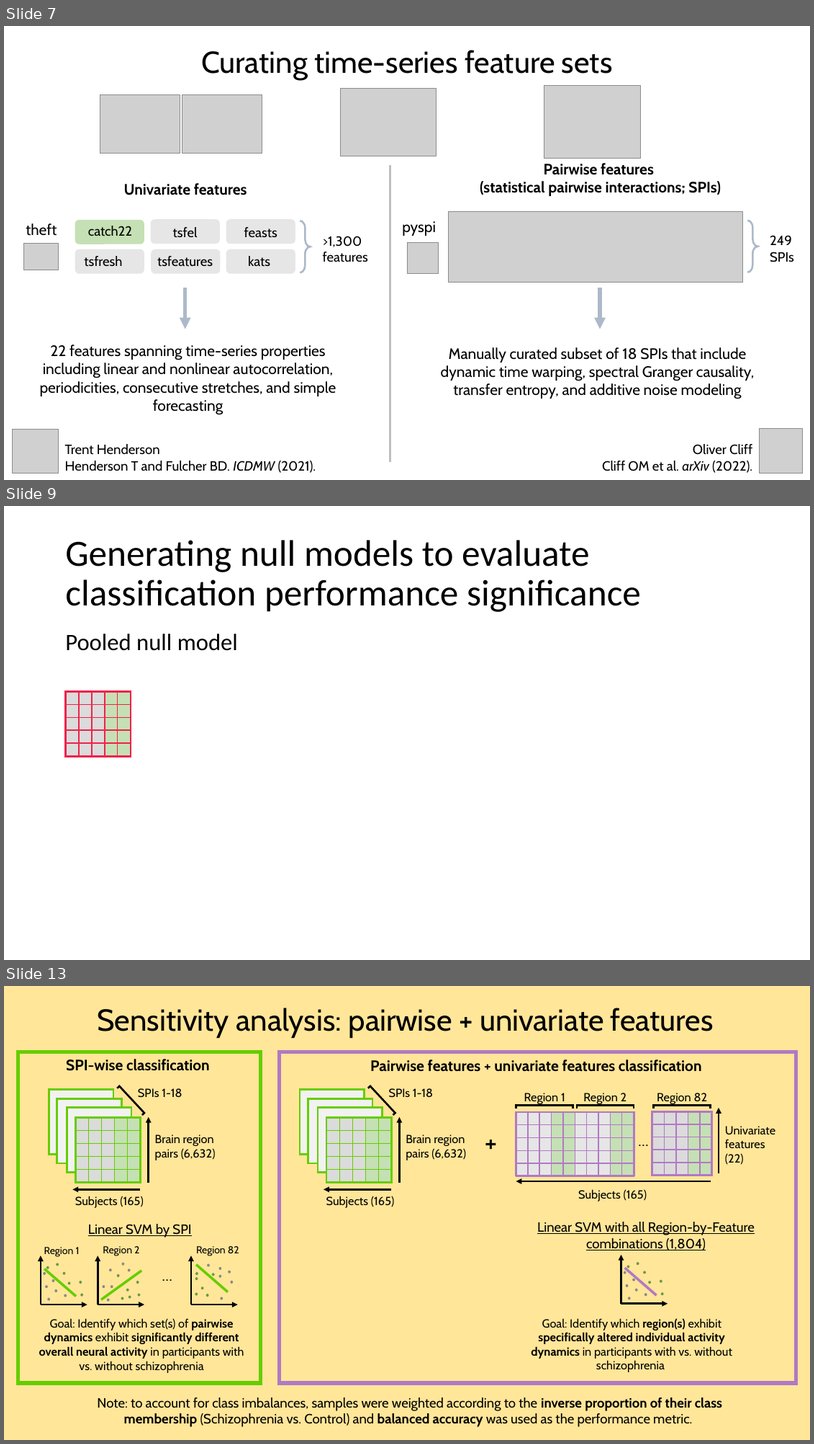
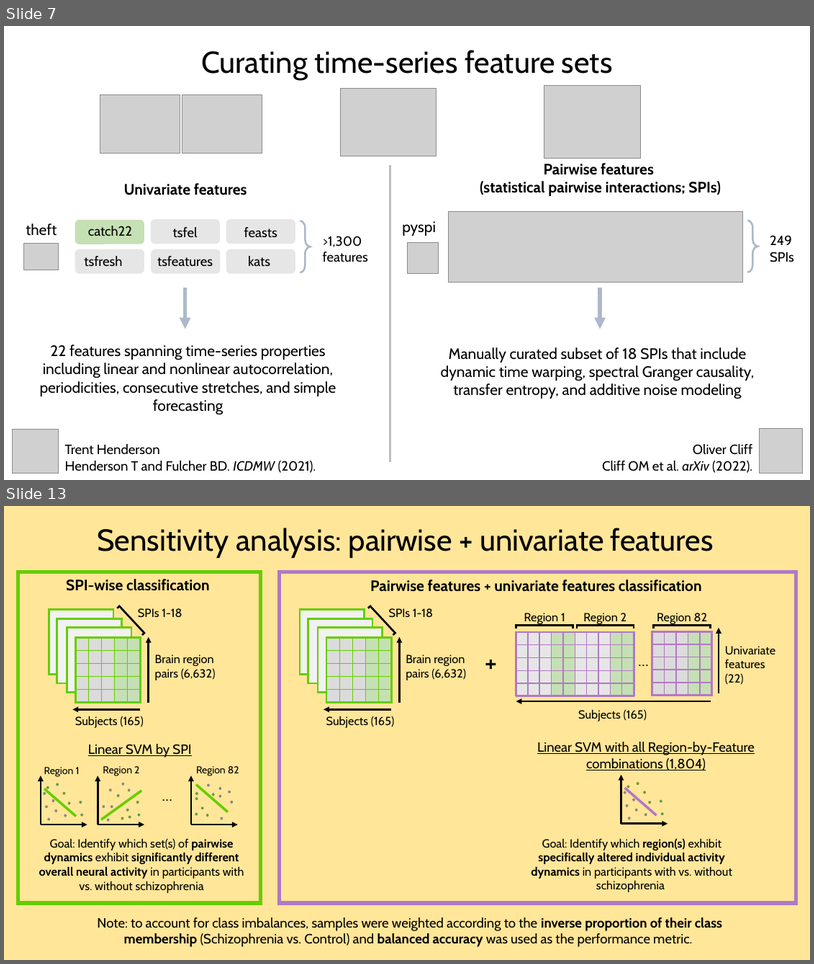
Before and after one commit to anniegbryant/CNS_2022, a slide deck: schizophrenia_classification_workshop/Workshop_Talk.pptx. Shown one above the other, each under a label of ours: slides 7, 9 and 13 before the commit, slides 7 and 13 after it; the slides between them are not shown. The pictures are 814x1444 and 814x964 pixels, drawn with LibreOffice and Linux fonts; fonts in the diff are those of the drawing; grey boxes stand for pictures. Boxes give left, top, right and bottom in pixels: in the first picture for what was removed or moved away, otherwise in the second. Text is boxed around its words. In the diff, an @@ line names an element or a change of style, - is before the commit and + after.

```diff
--- a/schizophrenia_classification_workshop/Workshop_Talk.pptx
+++ b/schizophrenia_classification_workshop/Workshop_Talk.pptx
@@ slide 9 removed at box(4, 506, 810, 960), background #FFFFFF @@
@@ title removed at box(65, 540, 641, 612) @@
-Generating null models to evaluate classification performance significance
@@ text removed at box(65, 633, 238, 651) @@
-Pooled null model
@@ rectangle removed at box(66, 691, 131, 757) @@
@@ table removed at box(67, 692, 130, 756), 5 rows, 5 columns @@
- |  |  |  | 
- |  |  |  | 
- |  |  |  | 
- |  |  |  | 
- |  |  |  | 
```
Also in this commit, not shown: 6 slides changed, 1 slide added, 4 other files.
